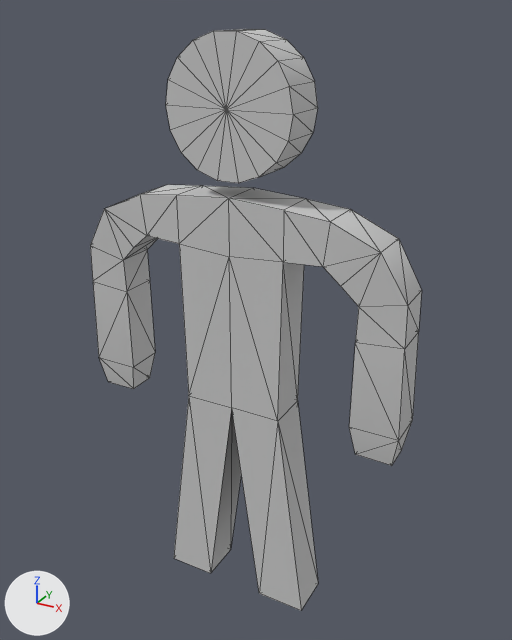
Renders of the FBX model Assets/Models/PopSymbol.FBX from each side of a commit.
The view is the same before and after, from a 50 mm camera at (1.205, -2.084, 1.078) aimed at (0.028, 0.057, 0.007). Lighting does not change. The marker at lower left points along +X, +Y and +Z. Mesh edges are drawn as thin lines. Where no turn or scale is listed for an object, it has been applied to the vertices.
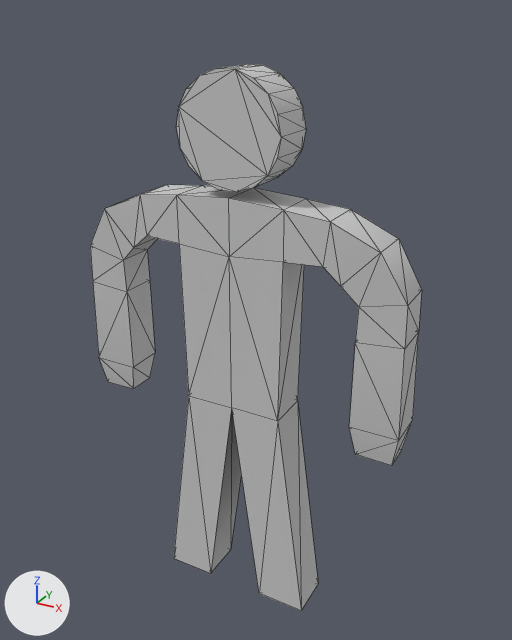
The newer file is also turned or shifted as a whole; pictures and numbers use the older file's frame.

Where the change shows, as pixel boxes (x1, y1, x2, y2) in the pictures (512 x 640 px; the box of a moved part takes in the faces that stretch with it):
'Box001', reshaped (28% taller): before (90, 185, 422, 611); after (90, 65, 422, 611)
'Cylinder001', deleted: before (166, 29, 318, 183)
part 1 of me_mesh_001, added: after (176, 65, 306, 192)
part 2 of me_mesh_001, moved or reshaped: (105, 186, 419, 610) in both

Patch to the scene script:
```diff
--- a/Assets/Models/PopSymbol.FBX.py
+++ b/Assets/Models/PopSymbol.FBX.py
@@ me_mesh_001 @@
 # used by ob_box001; location = (-0.001, 0.088, 0.094)
-me_mesh_001.from_pydata(...)  # 74 vertices, 144 faces; spans x -0.65..0.65, y -0.17..0.0, z -1.27..0.4
+me_mesh_001.from_pydata(...)  # 110 vertices, 212 faces; spans x -0.65..0.65, y -0.18..0.0, z -1.27..0.81
+# me_mesh_001 part 1: a new loose piece, an 18-sided cylinder along y spanning x -0.19..0.2, y -0.18..0.0, z 0.43..0.81, in mat_01___default (light grey #cacaca)
+# me_mesh_001 part 2
+# 60 faces are deleted
+# 60 new faces join them
 me_mesh_001.materials.append(mat_01___default)
@@ ob_cylinder001 @@
-ob_cylinder001 = bpy.data.objects.new('Cylinder001', me_mesh)
-ob_cylinder001.location = (0.004, -0.093, 0.786)
```
